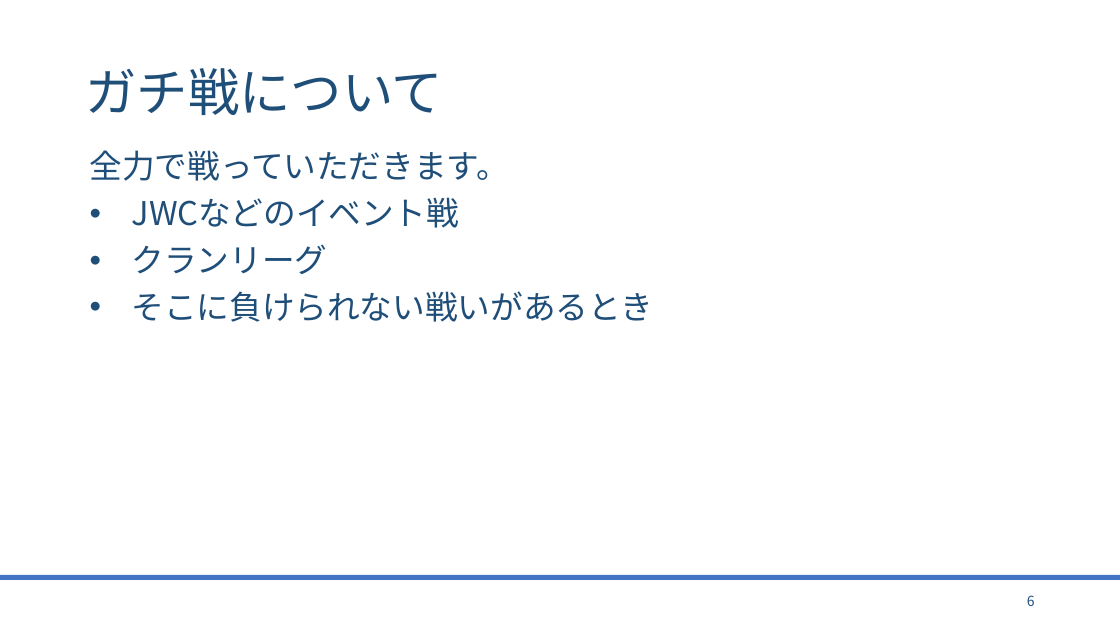
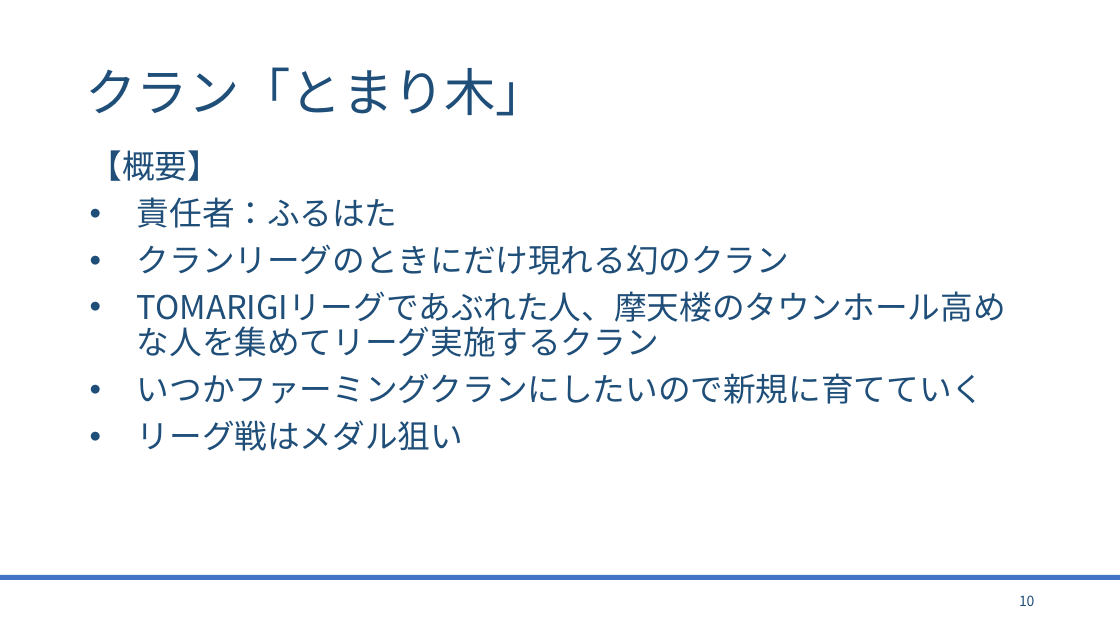
Before and after one commit to bigtreeCoC/documents, a slide deck: slide 10 of TOMARIGI.pptx (slide 6 before the commit). Drawn at 1120x630 pixels with LibreOffice and Linux fonts; fonts in the diff are those of the drawing. Boxes give left, top, right and bottom in pixels: in the first picture for what was removed or moved away, otherwise in the second. Text is boxed around its words. In the diff, an @@ line names an element or a change of style, - is before the commit and + after.

Commit message:
東方とまほらま(5版) TOMARIGIについて

```diff
--- a/TOMARIGI.pptx
+++ b/TOMARIGI.pptx
@@ title at (85,67,547,116): text changed @@
-ガチ戦について
+クラン「とまり木」
@@ text at (90,150,1006,451): text changed @@
-全力で戦っていただきます。
-• JWCなどのイベント戦
-• クランリーグ
-• そこに負けられない戦いがあるとき
+【概要】
+• 責任者：ふるはた
+• クランリーグのときにだけ現れる幻のクラン
+• TOMARIGIリーグであぶれた人、摩天楼のタウンホール高めな人を集めてリーグ実施するクラン
+• いつかファーミングクランにしたいので新規に育てていく
+• リーグ戦はメダル狙い
@@ page number at (1019,595,1035,606): text changed @@
-6
+10
```
Also in this commit, not shown: 5 other slides changed, 6 slides added, 1 other file.
